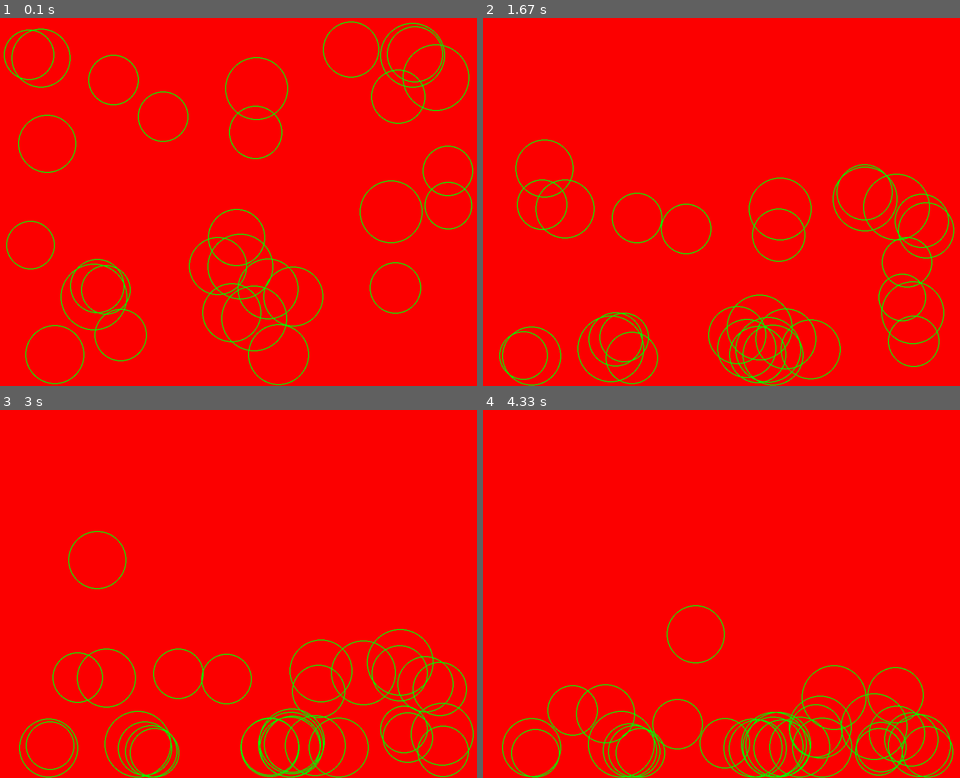
Above: before the commit, frames 1-4 (two rows, left to right).
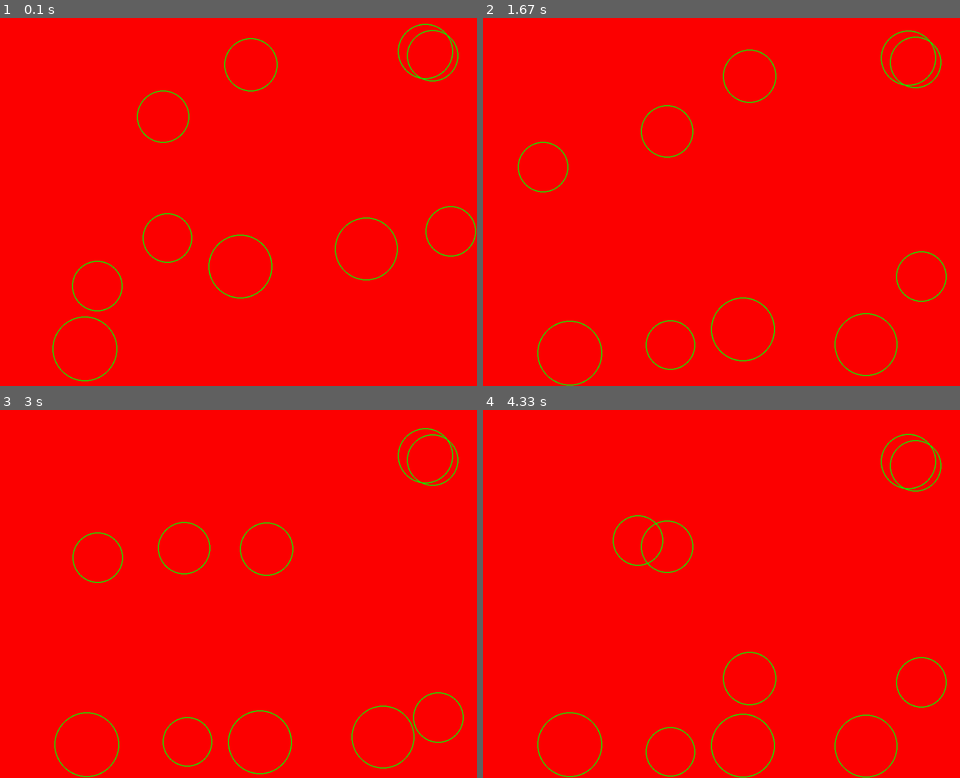
Above: after the commit, the same moments.

Repository: simon-fredrich/python-training
Game: pygame game, started from physics_pygame/window.py
Two runs of this game, one before a commit and one after it. Both use one fixed random seed, a clock stepped at 60 frames per second and the inputs below.
Inputs (mouse positions are in pixels of both pictures, inside the frame that each line leads up to):
- Up to frame 1 (0.1 s): no input
- Up to frame 2 (1.67 s): click (573, 286) at 0.88 s; press the mouse at (573, 286) at 1.2 s; move the mouse to (559, 235) at 1.3 s; release the mouse at (549, 183) at 1.43 s
- Up to frame 3 (3 s): click (57, 502) at 2.38 s; click (90, 538) at 2.72 s
- Up to frame 4 (4.33 s): no input

The runs differ from the first frame. In frame 1, 5.2% of the frame differs, in the area x 0-100%, y 0-100%; in frame 2, 5.3%, in the area x 3-99%, y 3-100%; in frame 3, 5.1%; in frame 4, 5.0%.

Commit message:
experimental commit

Diff:
--- a/physics_pygame/window.py
+++ b/physics_pygame/window.py
@@ -6,7 +6,8 @@
 (width, height) = (1000, 800)
 background_color = (255, 0, 0)
 particles = []
-particle_number = 30
+particle_number = 10
+
 
 def findParticle(particles, x, y):
     for p in particles:
@@ -14,12 +15,14 @@
             return p
     return None
 
+
 screen = pygame.display.set_mode((width, height))
 screen.fill(background_color)
 pygame.display.set_caption("physics simulation")
 
 for particle in range(particle_number):
-    particle = Particle(screen, randint(0, screen.get_width()), randint(0, screen.get_height()), randint(50, 70))
+    particle = Particle(screen, randint(0, screen.get_width()), randint(
+        0, screen.get_height()), randint(50, 70))
     particles.append(particle)
 
 selected_particle = None
@@ -34,13 +37,21 @@
         elif event.type == pygame.MOUSEBUTTONUP:
             selected_particle = None
 
-
     if selected_particle:
         (mouseX, mouseY) = pygame.mouse.get_pos()
         dx = mouseX - selected_particle.x
         dy = mouseY - selected_particle.y
         selected_particle.angle = 0.5*math.pi + math.atan2(dy, dx)
         selected_particle.speed = math.hypot(dx, dy) * 0.1
+
+    # experimental
+    for i in particles:
+        for j in particles:
+            if (i != j):
+                hyp = (i.x - j.x)**2+(i.y - j.y)**2
+                if ((i.rad + j.rad)**2 >= hyp):
+                    print("Hwllo")
+                    j.angle = 0
 
     screen.fill(background_color)
 
